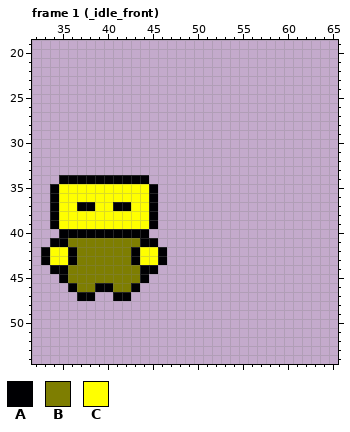
One commit to this pixel-art file: assets/aseprite/fighter2.aseprite. The picture above was drawn from the file before the commit.
80x80 pixels, 35 frames. Shown: frame 1 (_idle_front): x 32..65, y 19..54. The commit also changed other frames, which this record leaves out.
Visible layers, top first: "Layer 3", "Layer 2", "Layer 1".
Palette (. is transparent): A #000003  B #7e7e01  C #ffff00
Pixels before, frame 1 (_idle_front), first column x 33:
34 ..AAAAAAAAAA..
35 .ACCCCCCCCCCA.
36 .ACCCCCCCCCCA.
37 .ACCAACCAACCA.
38 .ACCCCCCCCCCA.
39 .ACCCCCCCCCCA.
40 ..AAAAAAAAAA..
41 .AABBBBBBBBAA.
42 ACCABBBBBBACCA
43 ACCABBBBBBACCA
44 .AABBBBBBBBAA.
45 ..ABBBBBBBBA..
46 ...ABBAABBA...
47 ....AA..AA....
Once edited:
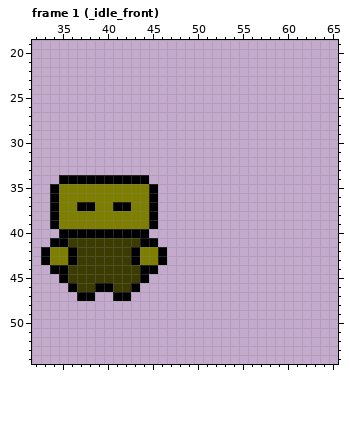
The exact change:
colour B: #7e7e01 -> #3c3c02
colour C: #ffff00 -> #7e7e01
Changed places in both pictures, as pixel boxes (x1, y1, x2, y2):
changed: (50, 184, 158, 292)
